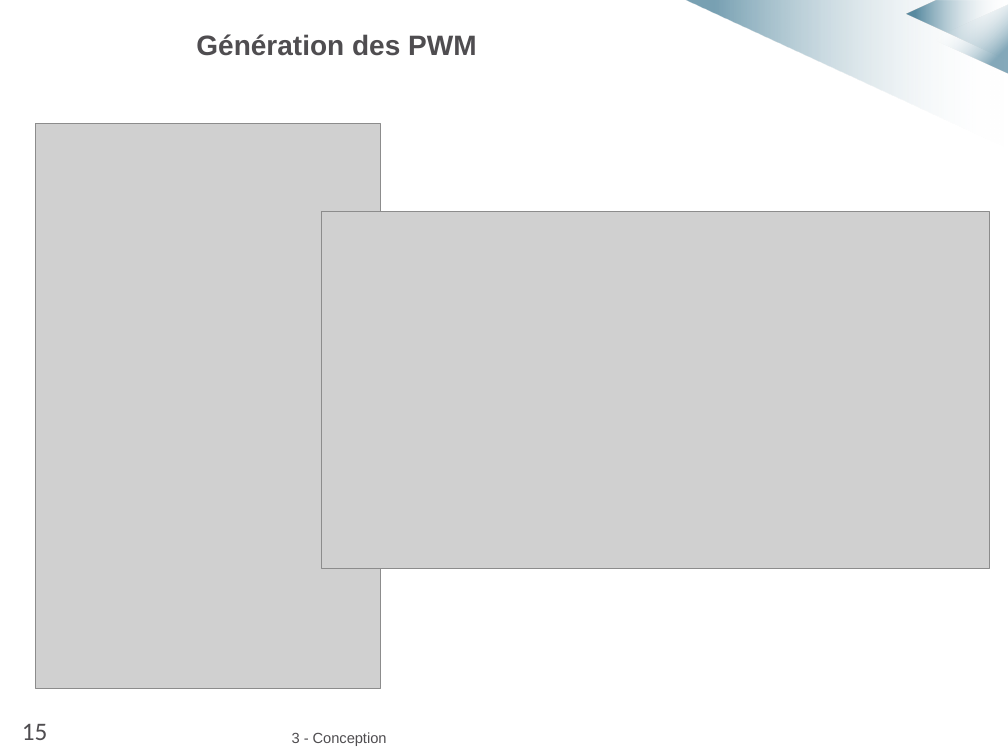
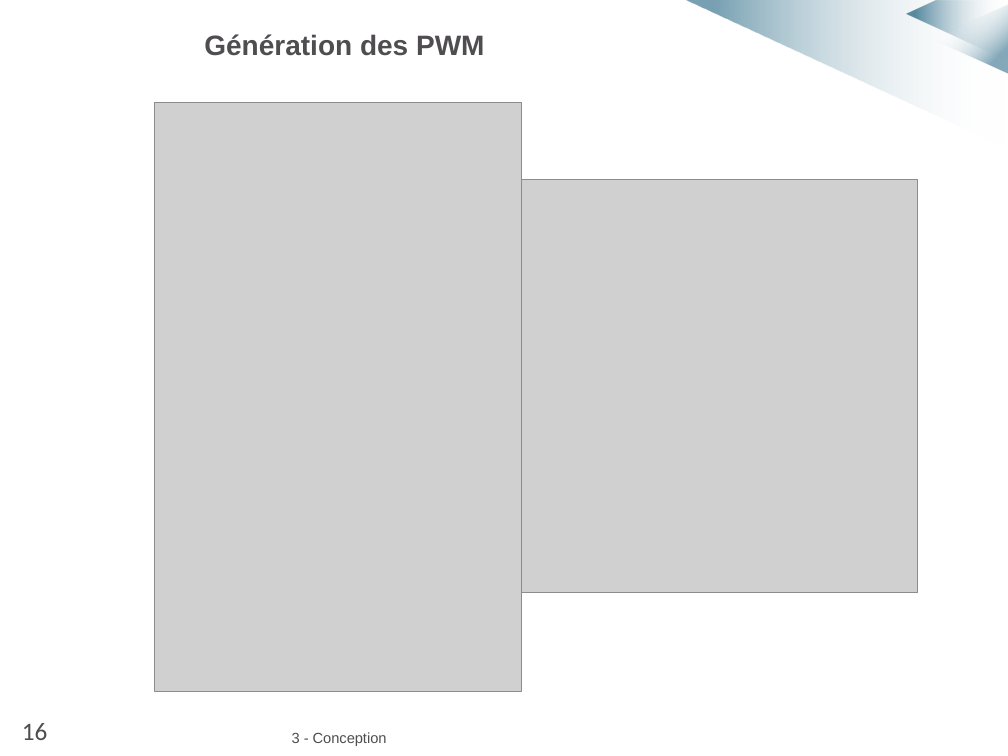
Before and after one commit to MarvynPannetier/ACSinternship, a slide deck: slide 17 of Diapo_soutenance.pptx (slide 16 before the commit). Drawn at 1008x756 pixels with LibreOffice and Linux fonts; fonts in the diff are those of the drawing; grey boxes stand for pictures; background and template pictures are left out. Boxes give left, top, right and bottom in pixels: in the first picture for what was removed or moved away, otherwise in the second. Text is boxed around its words. In the diff, an @@ line names an element or a change of style, - is before the commit and + after.

```diff
--- a/Diapo_soutenance.pptx
+++ b/Diapo_soutenance.pptx
@@ text "Génération des PWM": place and size @@
-text "Génération des PWM" at (196,34,477,56)
+text "Génération des PWM" at (204,34,485,56)
@@ picture: place and size @@
-picture at (35,124,380,688)
+picture at (154,103,521,691)
@@ picture: place and size @@
-picture at (322,212,989,569)
+picture at (521,179,917,592)
@@ text at (22,723,48,740): text changed @@
-15
+16
```
Also in this commit, not shown: 20 other slides changed, 4 slides added, 2 slides removed, 1 other file.
